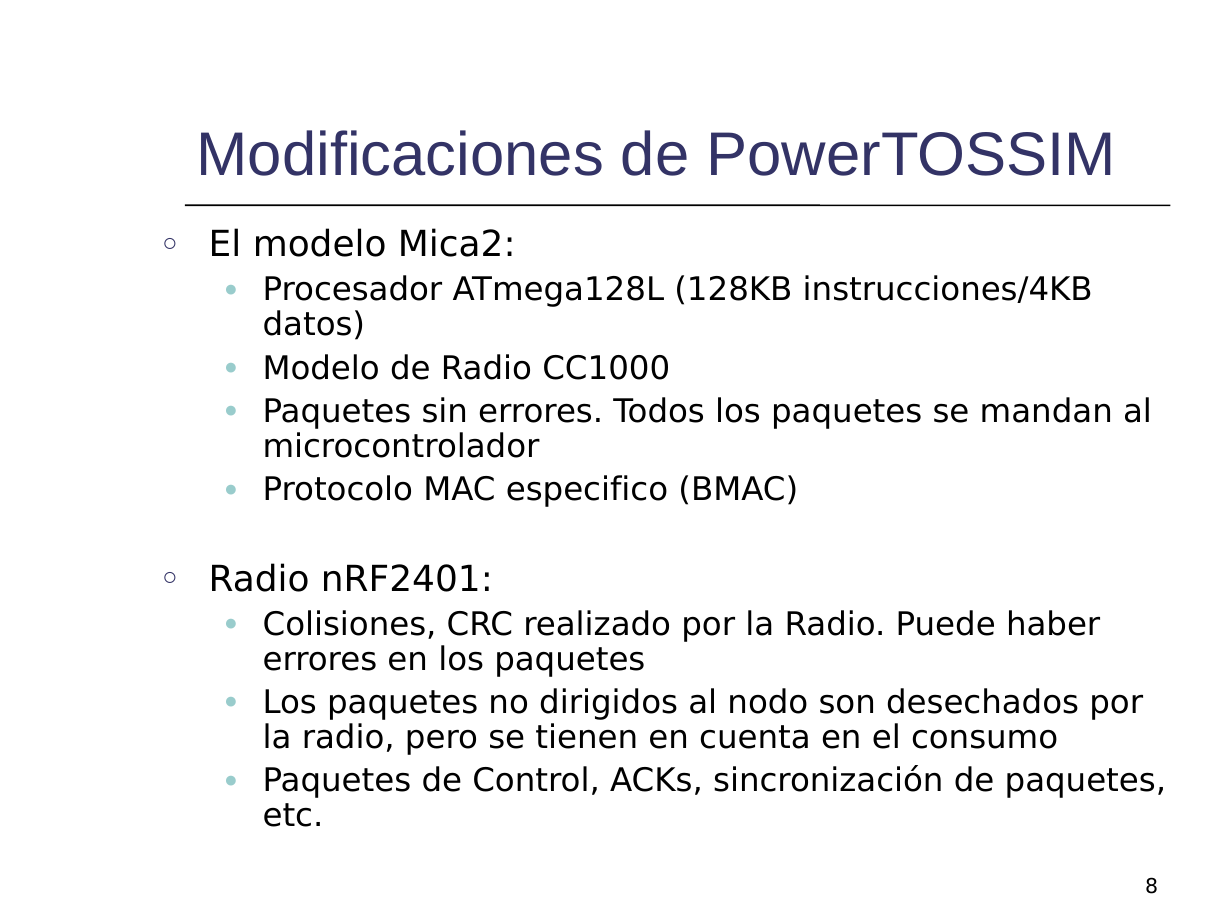
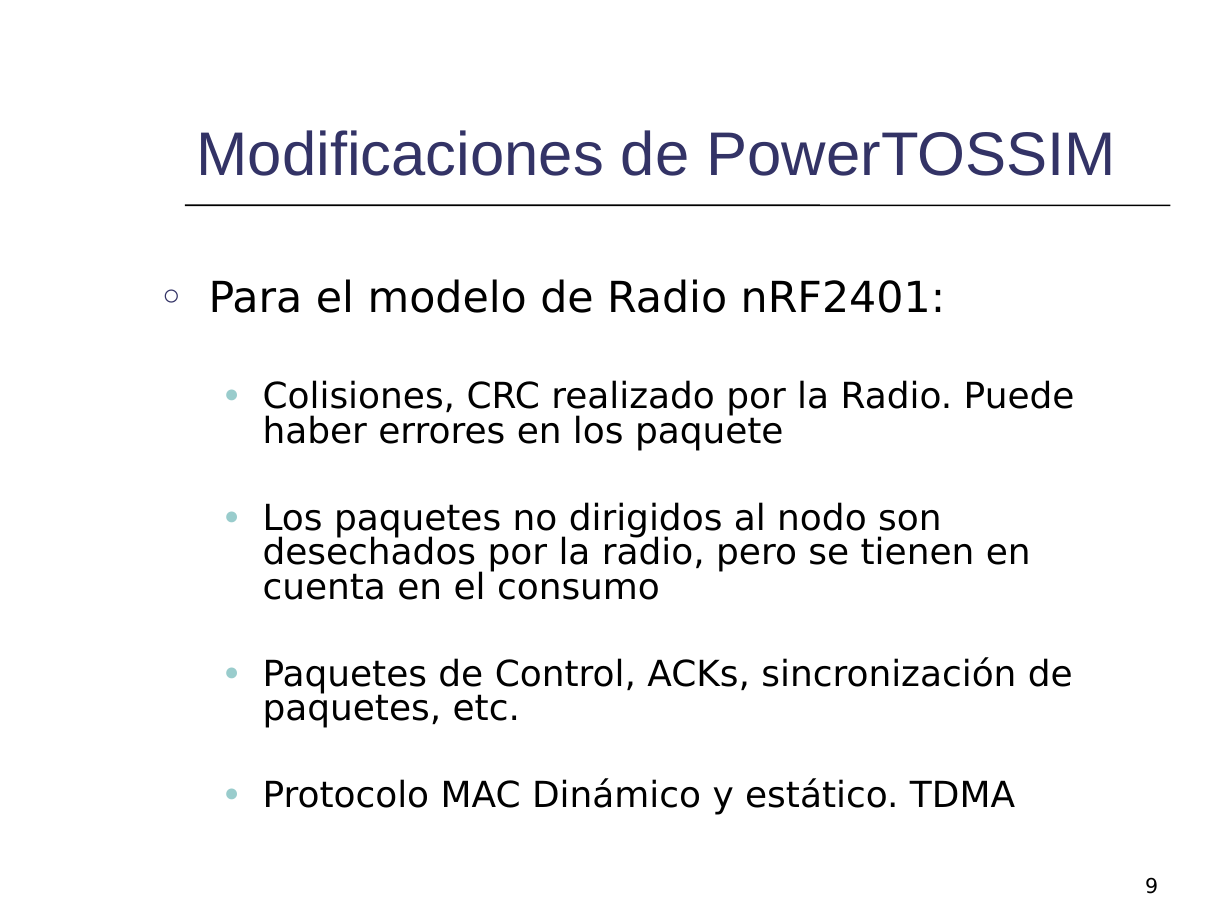
Before and after one commit to mmja/redsensores, a slide deck: slide 9 of Memoria/Consumo.ppt (slide 8 before the commit). Drawn at 1232x924 pixels with LibreOffice and Linux fonts; fonts in the diff are those of the drawing. Boxes give left, top, right and bottom in pixels: in the first picture for what was removed or moved away, otherwise in the second. Text is boxed around its words. In the diff, an @@ line names an element or a change of style, - is before the commit and + after.

```diff
--- a/Memoria/Consumo.ppt
+++ b/Memoria/Consumo.ppt
@@ text at (x1=209, y1=279, x2=1075, y2=451): text changed; size 19 to 21 pt @@
-○ El modelo Mica2:
-  ● Procesador ATmega128L (128KB instrucciones/4KB datos)
-  ● Modelo de Radio CC1000
-  ● Paquetes sin errores. Todos los paquetes se mandan al microcontrolador
-  ● Protocolo MAC especifico (BMAC)
-○ Radio nRF2401:
-  ● Colisiones, CRC realizado por la Radio. Puede haber errores en los paquetes
+○ Para el modelo de Radio nRF2401:
+  ● Colisiones, CRC realizado por la Radio. Puede haber errores en los paquete
@@ text at (x1=263, y1=502, x2=1073, y2=728): size 19 to 21 pt in "Los paquetes no dirigidos al nodo son ...", "Paquetes de Control, ACKs, sincronización de paquetes, ..."; line spacing 0.9 to 0.8 @@
@@ text at (x1=263, y1=778, x2=1015, y2=815): paragraph added @@
+  ● Protocolo MAC Dinámico y estático. TDMA
@@ page number at (x1=1145, y1=877, x2=1158, y2=894): text changed @@
-8
+9
```
Also in this commit, not shown: 5 other slides changed, 1 slide added.
